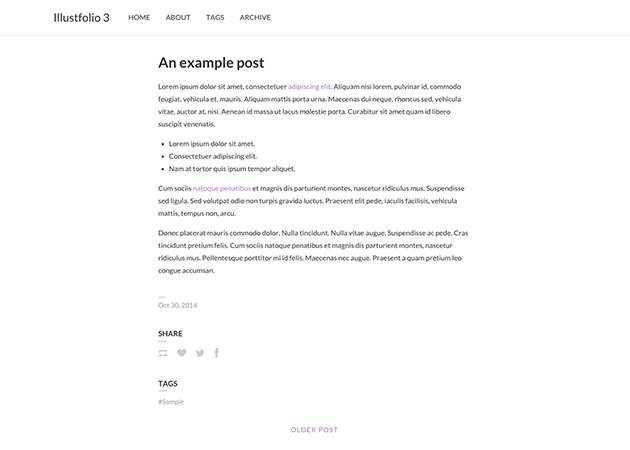
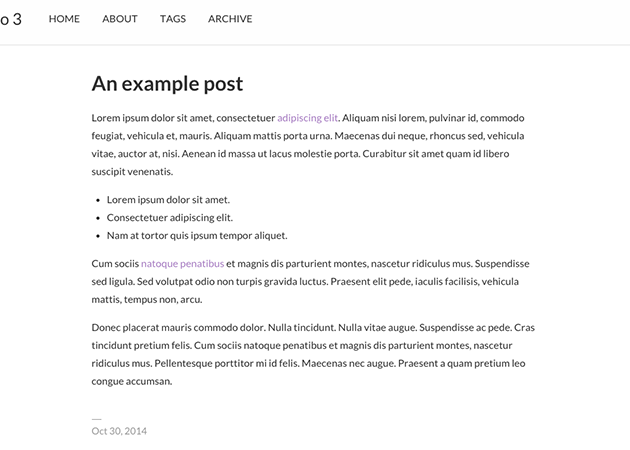
Comparing the layer stacks of the two (630, 450) images. Changes:
painted on "スクリーンショット 2014-11-01 19.12.03" over (0, 12, 630, 436)
